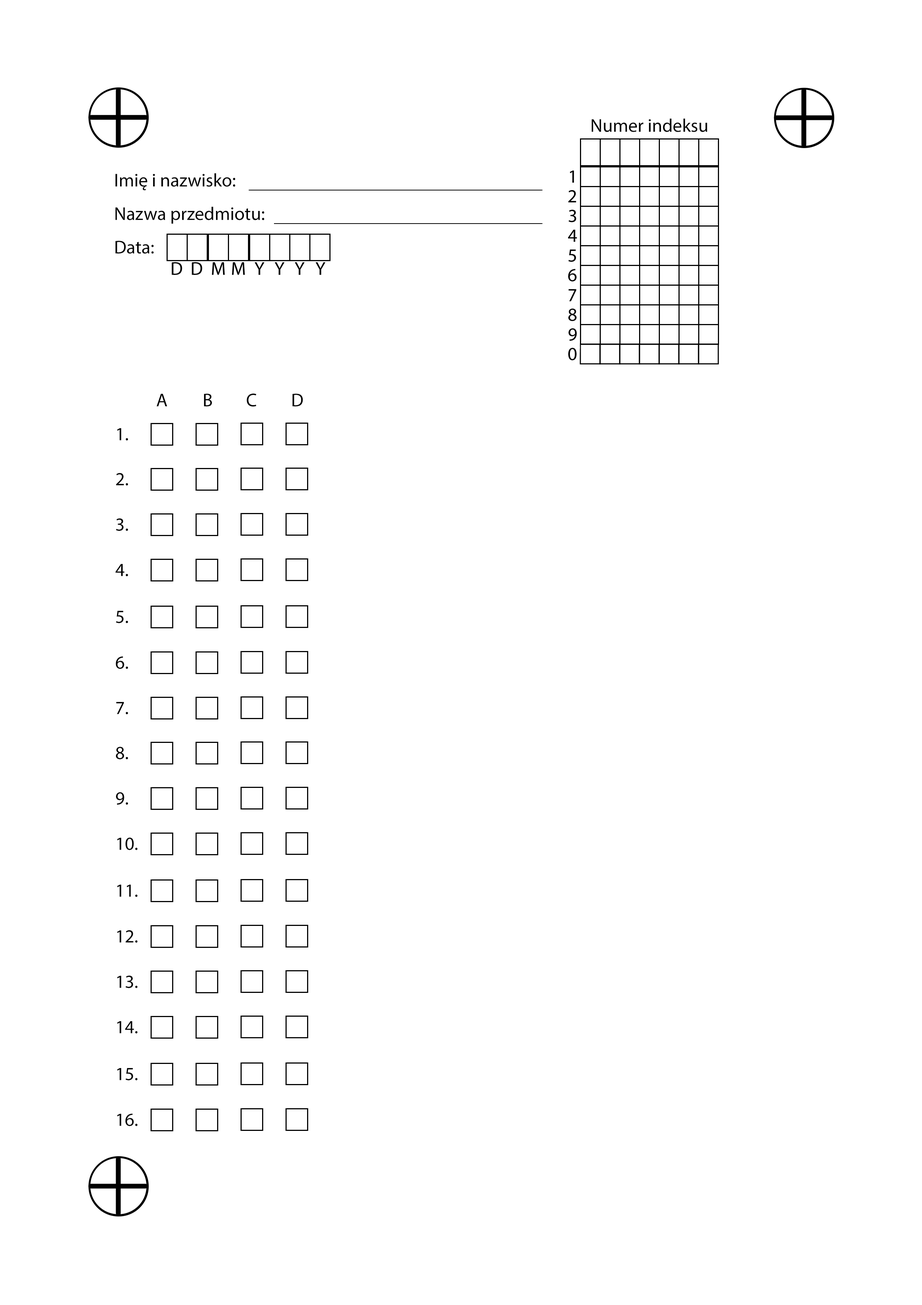
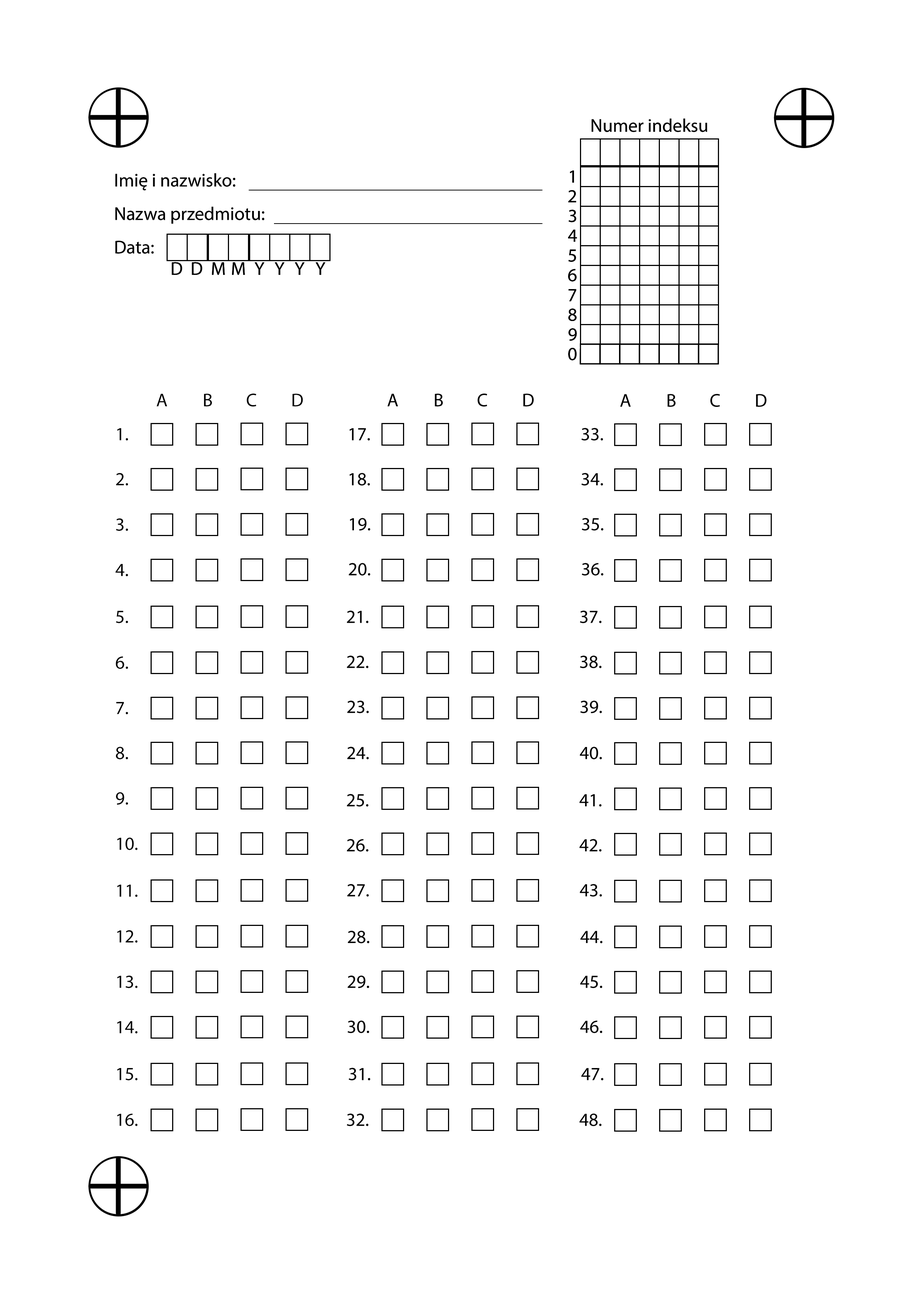
Comparing the layer stacks of the two (922, 1305) images. Changes:
added layer "48." above "32." over [579, 427, 604, 1126]
added layer "32." above "Warstwa 6" over [346, 428, 371, 1126]
added layer "Warstwa 6" above "Warstwa 5 kopia" over [614, 393, 773, 1132]
added layer "Warstwa 5 kopia" above "Warstwa 5" over [115, 118, 773, 1132]
